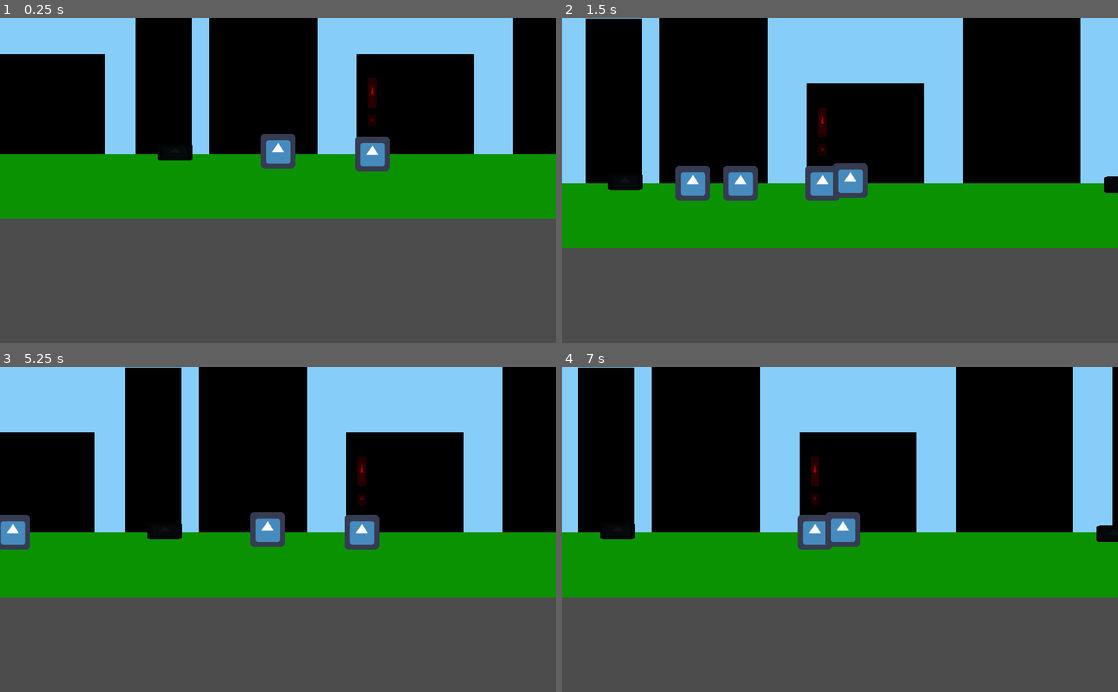
Above: before the commit, frames 1-4 (two rows, left to right).
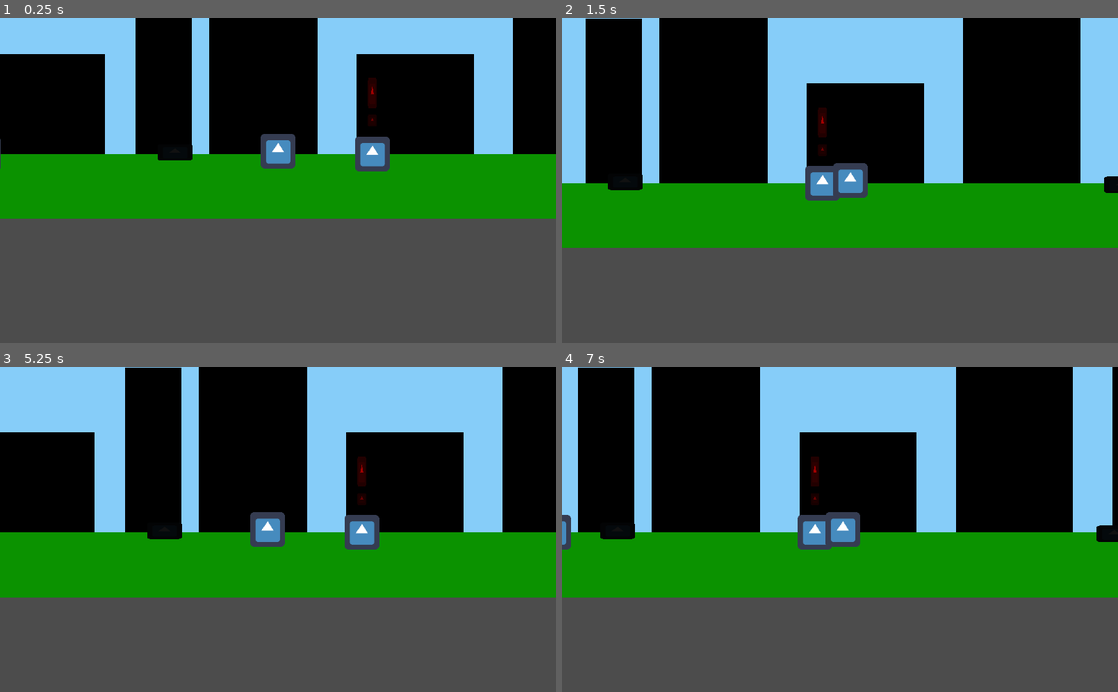
Above: after the commit, the same moments.

Repository: NoohAlavi/spooktober-jam-2020
Game: Godot game, scene res://World/World.tscn
The game is run twice, just before and just after one commit, with the same random seed, the same clock (stepped at 60 frames per second) and the same inputs. The project has no main scene, so this scene is started directly. The engine's default icon, where the game draws it, is replaced by a stand-in: a white triangle on a blue panel in a dark square.
Inputs:
- Up to frame 1 (0.25 s): no input
- Up to frame 2 (1.5 s): hold Right (ui_right) 0.53-1.28 s; hold Down (ui_down) from 1.28 s (still down)
- Up to frame 3 (5.25 s): release Down (ui_down) at 2.03 s; hold Right (ui_right) 2.03-2.78 s; hold Up (ui_up) 2.78-3.53 s; hold Left (ui_left) 3.53-5.03 s; hold Down (ui_down) from 5.03 s (still down)
- Up to frame 4 (7 s): release Down (ui_down) at 5.78 s; hold Right (ui_right) 5.78-6.53 s; hold Up (ui_up) from 6.53 s (still down)

The runs differ from the first frame. In frame 1, less than 0.1% of the frame differs, in the area x 0-1%, y 37-47%; in frame 2, 1.3%, in the area x 20-36%, y 45-57%; in frame 3, 0.6%; in frame 4, 0.2%.

Commit message:
Update Citizen.gd

Diff:
--- a/SpooktoberJam/Citizen/Citizen.gd
+++ b/SpooktoberJam/Citizen/Citizen.gd
@@ -20,11 +20,11 @@
 	else:
 		if reached_destination:
 			reached_destination = false;
-			var randX = rand_range(-2000, 2000) * pow(rand_nums[rand_range(0, 3)], 10.0);
+			var randX = rand_range(-2000, 2000) * pow(rand_nums[rand_range(0, 3)], 3.5);
 			if position.x < randX:
-				velocity.x += 20;
+				velocity.x += 3.5;
 			if position.x > randX:
-				velocity.x -= 20
+				velocity.x -= 3.5;
 			if position.x == randX:
 				reached_destination = true;
 		#randomly move around
